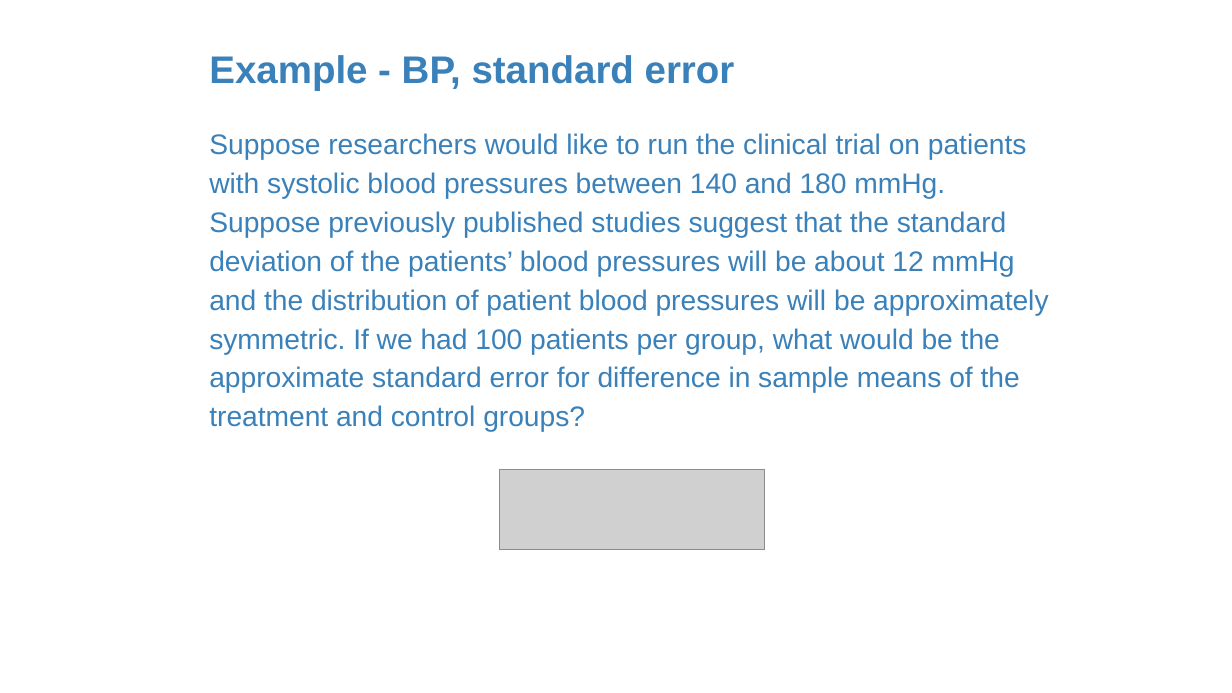
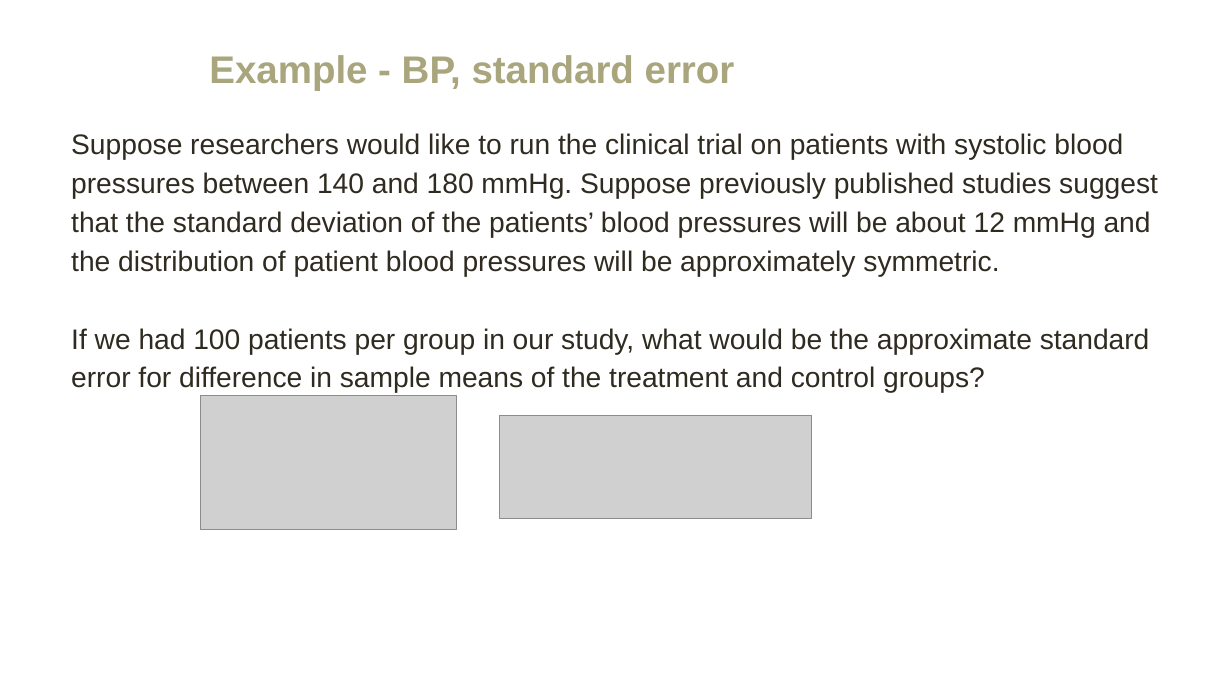
Before and after one commit to amosca01/MATH108-F23, a slide deck: slide 32 of slides/13-power-calculation.pptx (slide 12 before the commit). Drawn at 1232x693 pixels with LibreOffice and Linux fonts; fonts in the diff are those of the drawing; grey boxes stand for pictures. Boxes give left, top, right and bottom in pixels: in the first picture for what was removed or moved away, otherwise in the second. Text is boxed around its words. In the diff, an @@ line names an element or a change of style, - is before the commit and + after.

```diff
--- a/slides/13-power-calculation.pptx
+++ b/slides/13-power-calculation.pptx
@@ text "Example - BP, standard error" at (209, 55, 735, 90): text colour #3A81BA to #A9A57C @@
@@ text at (71, 133, 1158, 393): text changed; text colour #3A81BA to #2F2B20 @@
-Suppose researchers would like to run the clinical trial on patients with systolic blood pressures between 140 and 180 mmHg. Suppose previously published studies suggest that the standard deviation of the patients’ blood pressures will be about 12 mmHg and the distribution of patient blood pressures will be approximately symmetric. If we had 100 patients per group, what would be the approximate standard error for difference in sample means of the treatment and control groups?
+Suppose researchers would like to run the clinical trial on patients with systolic blood pressures between 140 and 180 mmHg. Suppose previously published studies suggest that the standard deviation of the patients’ blood pressures will be about 12 mmHg and the distribution of patient blood pressures will be approximately symmetric.
+If we had 100 patients per group in our study, what would be the approximate standard error for difference in sample means of the treatment and control groups?
@@ picture added at (201, 396, 457, 530) @@
@@ picture: place and size @@
-picture at (500, 470, 764, 550)
+picture at (500, 416, 811, 519)
```
Also in this commit, not shown: 21 other slides changed, 26 slides added, 8 slides removed, 10 other files.
